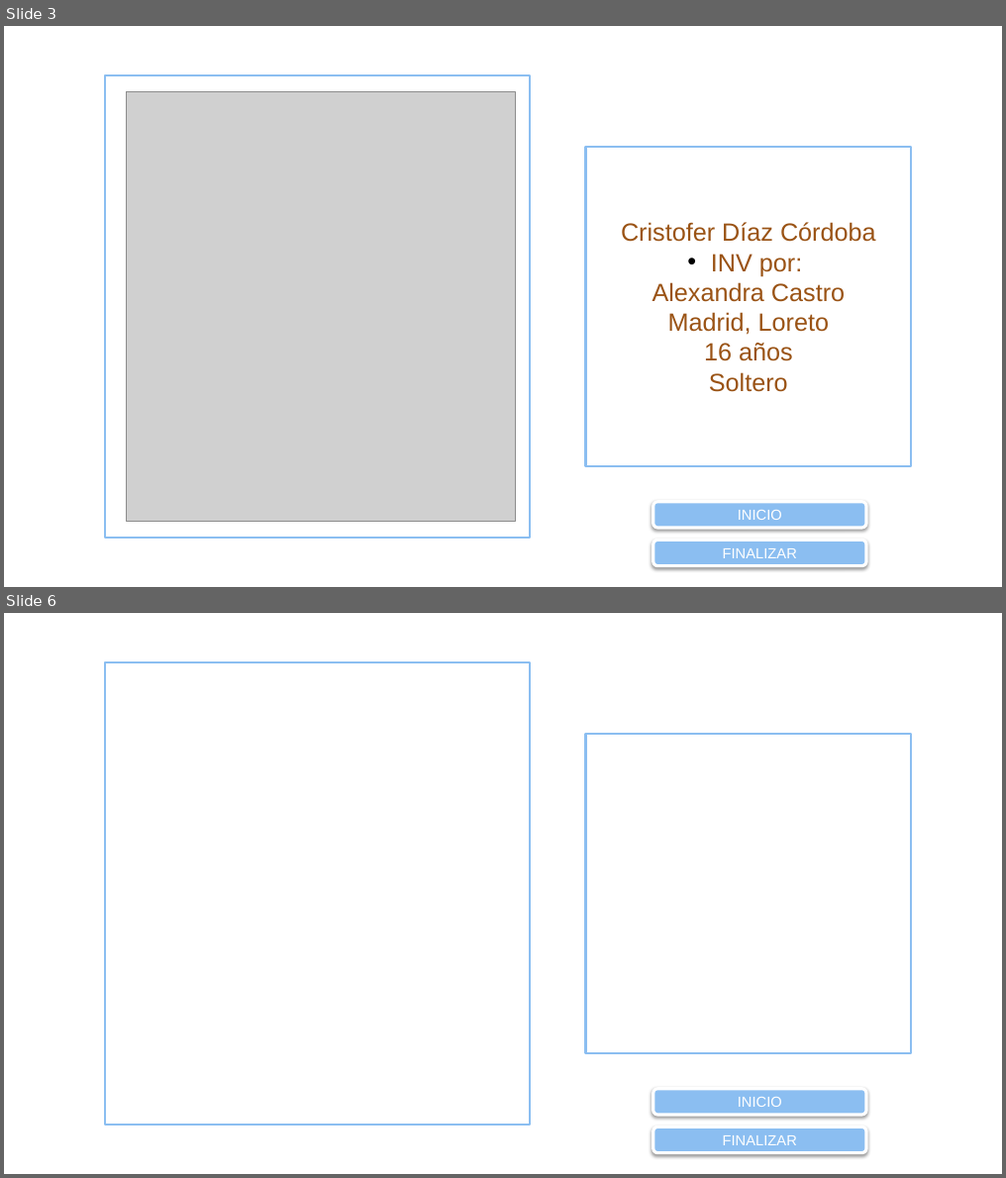
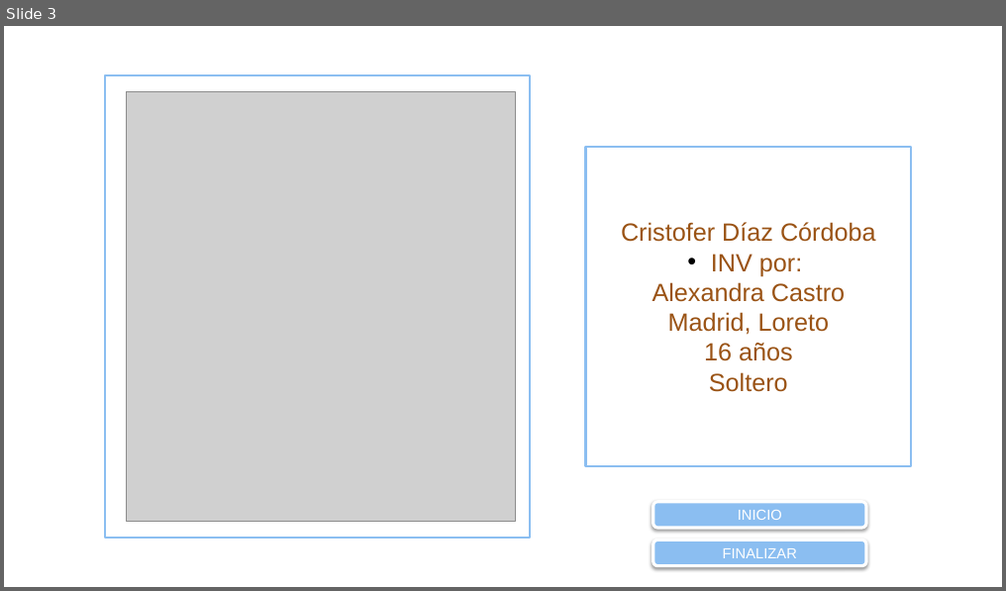
Before and after one commit to JCVLionHearth/datasciencecoursera, a slide deck: INVITADOS BERAKAH 17 NOVIEMBRE.pptx. Shown one above the other, each under a label of ours: slides 3 and 6 before the commit, slide 3 after it; the slides between them are not shown. The pictures are 1006x1178 and 1006x591 pixels, drawn with LibreOffice and Linux fonts; fonts in the diff are those of the drawing; grey boxes stand for pictures; background and template pictures are left out. Boxes give left, top, right and bottom in pixels: in the first picture for what was removed or moved away, otherwise in the second. Text is boxed around its words. In the diff, an @@ line names an element or a change of style, - is before the commit and + after.

```diff
--- a/INVITADOS BERAKAH 17 NOVIEMBRE.pptx
+++ b/INVITADOS BERAKAH 17 NOVIEMBRE.pptx
@@ slide 6 removed at <box>4,613,1002,1174</box>, background picture (left out) @@
@@ rectangle removed at <box>105,663,530,1125</box> @@
@@ rectangle removed at <box>586,734,912,1054</box> @@
@@ rounded rectangle removed at <box>653,1089,866,1115</box> @@
-INICIO
@@ rounded rectangle removed at <box>653,1128,866,1154</box> @@
-FINALIZAR
```
Also in this commit, not shown: 2 slides changed, 1 other slide removed.
